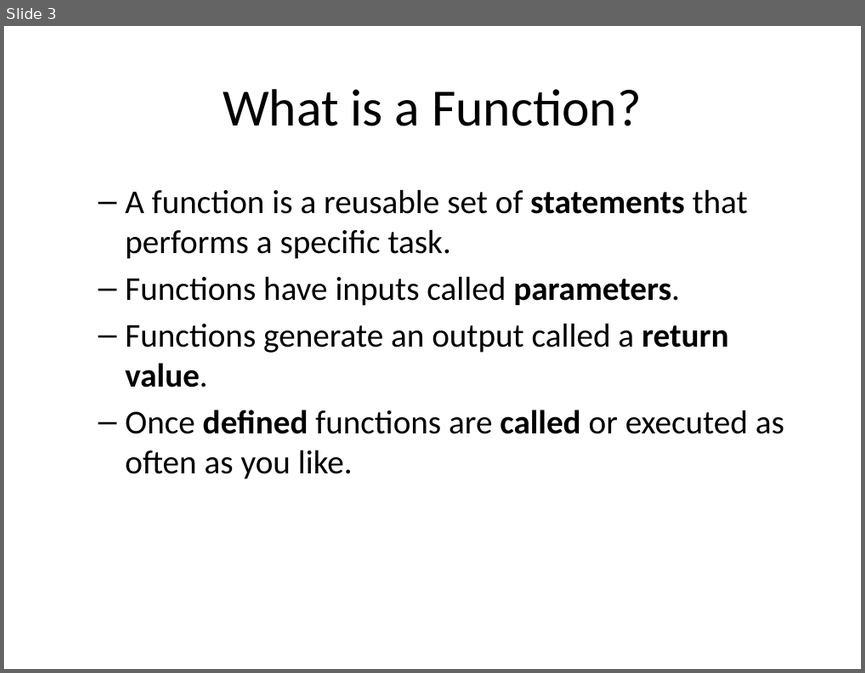
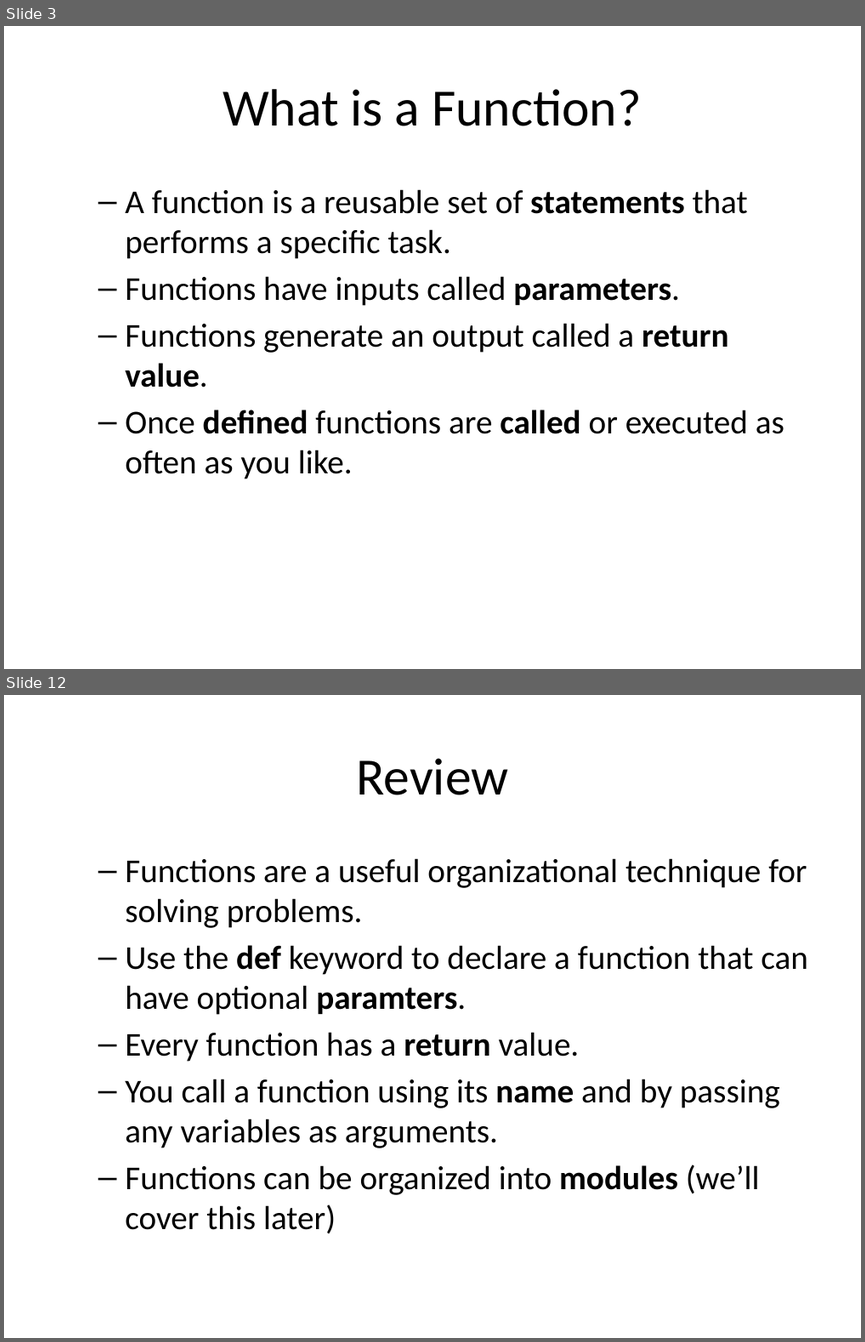
Before and after one commit to jwestgard/inst326, a slide deck: modules/module02/functions.pptx. Shown one above the other, each under a label of ours: slide 3 before the commit, slides 3 and 12 after it; the slides between them are not shown. The pictures are 865x673 and 865x1342 pixels, drawn with LibreOffice and Linux fonts; fonts in the diff are those of the drawing. Boxes give left, top, right and bottom in pixels: in the first picture for what was removed or moved away, otherwise in the second. Text is boxed around its words. In the diff, an @@ line names an element or a change of style, - is before the commit and + after.

```diff
--- a/modules/module02/functions.pptx
+++ b/modules/module02/functions.pptx
@@ slide 12 added at [4,695,861,1338], background #FFFFFF @@
@@ title added at [356,758,508,795], 44 pt, text #000000 @@
+Review
@@ text added at [125,858,808,1233], 28 pt, text #000000 @@
+  – Functions are a useful organizational technique for solving problems.
+  – Use the def keyword to declare a function that can have optional paramters.
+  – Every function has a return value.
+  – You call a function using its name and by passing any variables as arguments.
+  – Functions can be organized into modules (we’ll cover this later)
```
Also in this commit, not shown: 3 slides changed, 7 other slides added, 1 slide removed, 22 other files.
